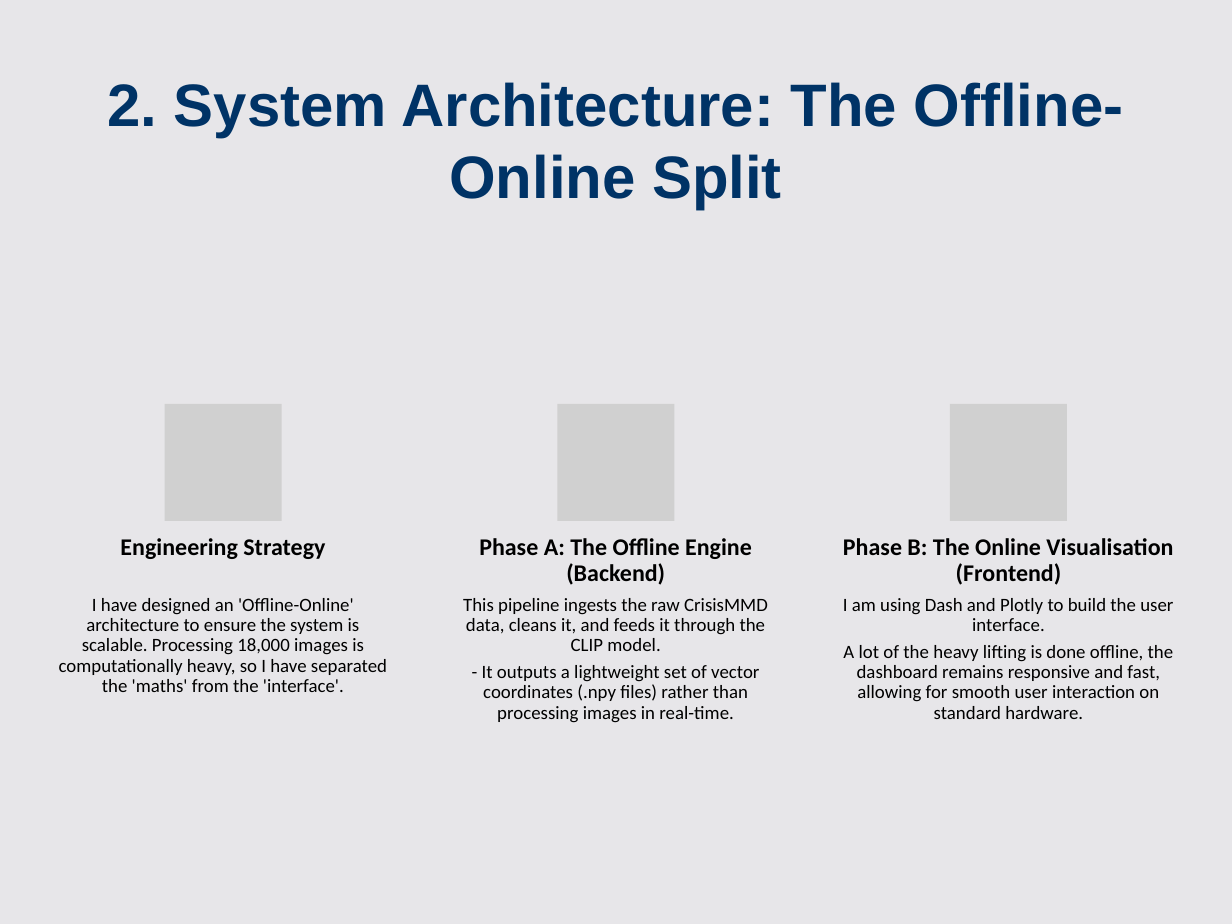
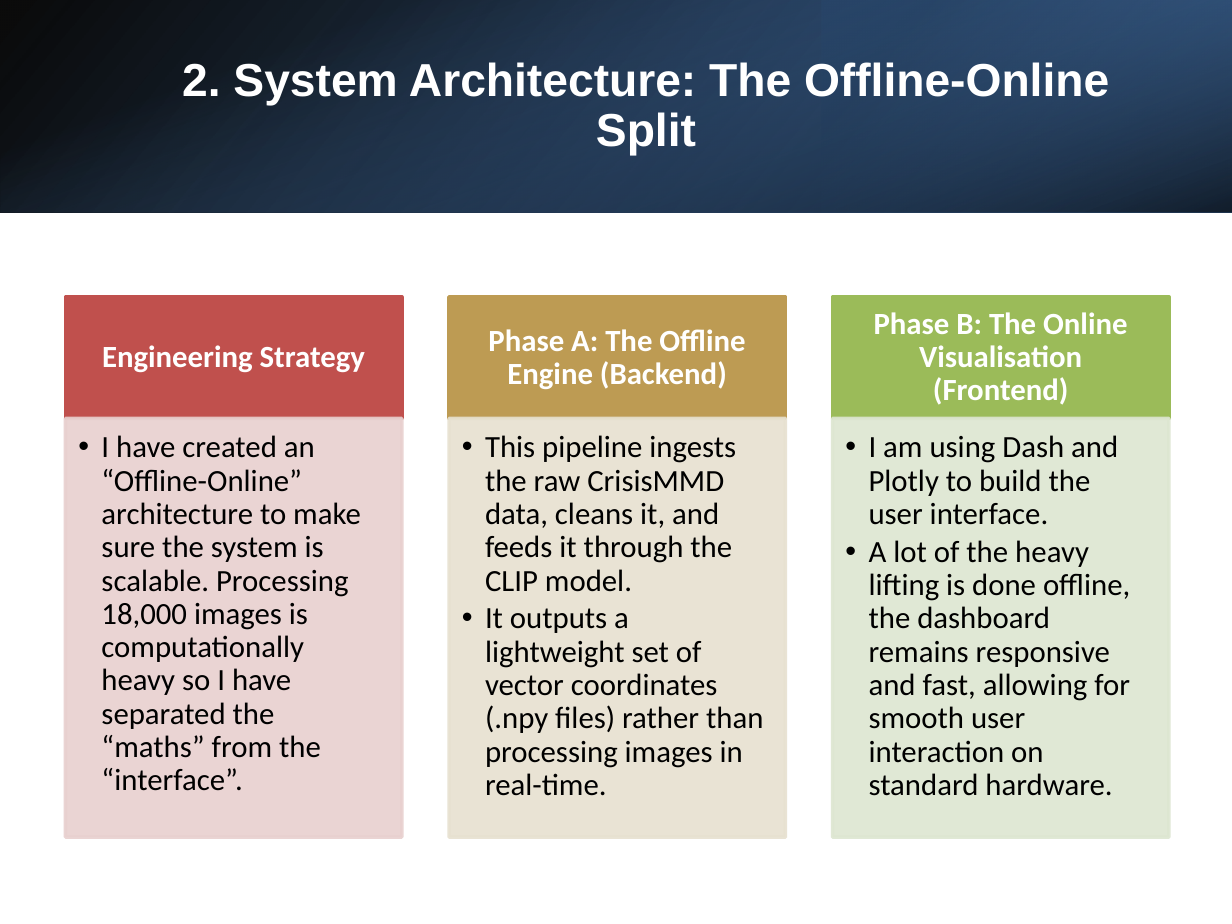
Before and after one commit to 730Rashid/Final_Stage_Project_Rashid_LBS-25-986, a slide deck: slide 3 of Docs/Midway Review/Midway_Review_Rashid.pptx. Drawn at 1232x924 pixels with LibreOffice and Linux fonts; fonts in the diff are those of the drawing; grey boxes stand for pictures. Boxes give left, top, right and bottom in pixels: in the first picture for what was removed or moved away, otherwise in the second. Text is boxed around its words. In the diff, an @@ line names an element or a change of style, - is before the commit and + after.

Commit message:
feat: Introduce an interactive Dash application for CLIP semantic search and UMAP visualization, alongside a new embedding prototype script.

```diff
--- a/Docs/Midway Review/Midway_Review_Rashid.pptx
+++ b/Docs/Midway Review/Midway_Review_Rashid.pptx
@@ rectangle removed at <box>0,0,1232,924</box> @@
@@ rectangle removed at <box>0,0,1232,924</box> @@
@@ rectangle added at <box>0,0,1232,212</box>, fill gradient #000000 to #376092 @@
@@ rectangle added at <box>0,0,1232,212</box>, fill gradient #4F81BD to #000000 @@
@@ rectangle added at <box>822,0,1232,212</box>, fill gradient #254061 to #4F81BD @@
@@ title "2. System Architecture: The Offline-Online ...": place and size @@
-title "2. System Architecture: The Offline-Online ..." at <box>107,82,1123,209</box>
+title "2. System Architecture: The Offline-Online ..." at <box>182,62,1109,155</box>
@@ title "2. System Architecture: The Offline-Online ..." at <box>182,62,1109,155</box>: size 35 to 27 pt, text colour #003366 to #FFFFFF; line spacing 1 to 0.9 @@
@@ size 14 to 18 pt, text colour #000000 to #FFFFFF; more space between paragraphs; vertical alignment top to middle in 3 elements at <box>488,329,745,389</box>, <box>874,312,1127,405</box>, <box>102,345,365,372</box> @@
@@ text "Engineering Strategy": place and size @@
-text "Engineering Strategy" at <box>120,538,325,559</box>
+text "Engineering Strategy" at <box>102,345,365,372</box>
@@ text "Phase A: The Offline Engine ...": place and size @@
-text "Phase A: The Offline Engine ..." at <box>479,538,752,585</box>
+text "Phase A: The Offline Engine ..." at <box>488,329,745,389</box>
@@ text "Phase B: The Online Visualisation ...": place and size @@
-text "Phase B: The Online Visualisation ..." at <box>843,538,1173,585</box>
+text "Phase B: The Online Visualisation ..." at <box>874,312,1127,405</box>
@@ picture removed at <box>165,404,282,521</box> @@
@@ text "This pipeline ingests the raw ...": place and size @@
-text "This pipeline ingests the raw ..." at <box>463,598,768,723</box>
+text "This pipeline ingests the raw ..." at <box>485,435,763,796</box>
@@ picture removed at <box>557,404,674,521</box> @@
@@ text "I am using Dash and ...": place and size @@
-text "I am using Dash and ..." at <box>843,598,1174,719</box>
+text "I am using Dash and ..." at <box>869,435,1130,796</box>
@@ text "I am using Dash and ..." at <box>869,435,1130,796</box>: size 11 to 18 pt; alignment centre to left; bullet none to •; list level 1 to 2 in "I am using Dash and ..."; list level 1 to 2 in "A lot of the heavy ..." @@
@@ group added at <box>65,297,1169,838</box>: 6 rectangles @@
@@ picture removed at <box>950,404,1067,521</box> @@
@@ text at <box>101,435,361,791</box>: text changed; size 11 to 18 pt @@
-I have designed an 'Offline-Online' architecture to ensure the system is scalable. Processing 18,000 images is computationally heavy, so I have separated the 'maths' from the 'interface'.
+  • I have created an “Offline-Online” architecture to make sure the system is scalable. Processing 18,000 images is computationally heavy so I have separated the “maths” from the “interface”.
@@ text at <box>485,435,736,592</box>: size 11 to 18 pt in "This pipeline ingests the raw CrisisMMD data, ..."; alignment centre to left; bullet none to •; list level 1 to 2 in "This pipeline ingests the raw ..." @@
@@ text at <box>485,608,763,796</box>: text changed; size 11 to 18 pt @@
-- It outputs a lightweight set of vector coordinates (.npy files) rather than processing images in real-time.
+  • It outputs a lightweight set of vector coordinates (.npy files) rather than processing images in real-time.
```
Also in this commit, not shown: 5 other slides changed, 5 other files.
